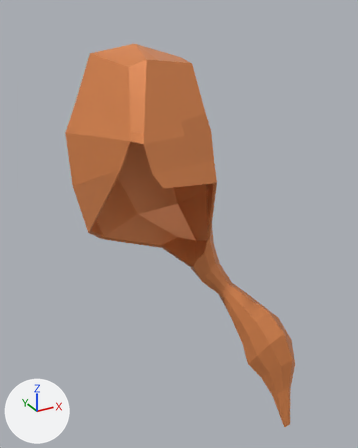
Two versions of the FBX model Woman/hair.fbx, one commit apart.
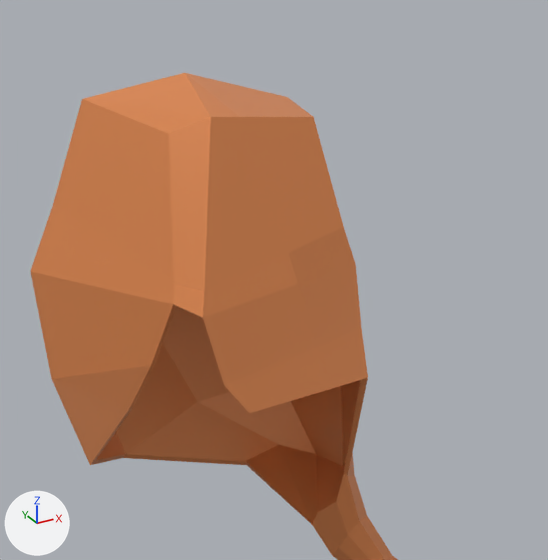
Old and new are each drawn whole from a camera (50 mm lens) standing at (-0.191, -0.735, 1.362) and looking at (0.027, -0.338, 1.163) and again close up from a camera (50 mm lens) standing at (-0.119, -0.596, 1.377) and looking at (0.039, -0.309, 1.233). Every picture has the same lights, and +X, +Y and +Z are marked at lower left. Where no turn or scale is listed for an object, it has been applied to the vertices.

Objects in the first close-up: 'hair'.
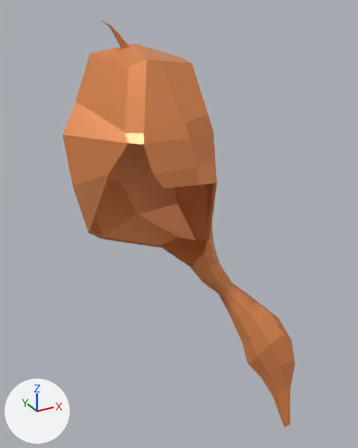
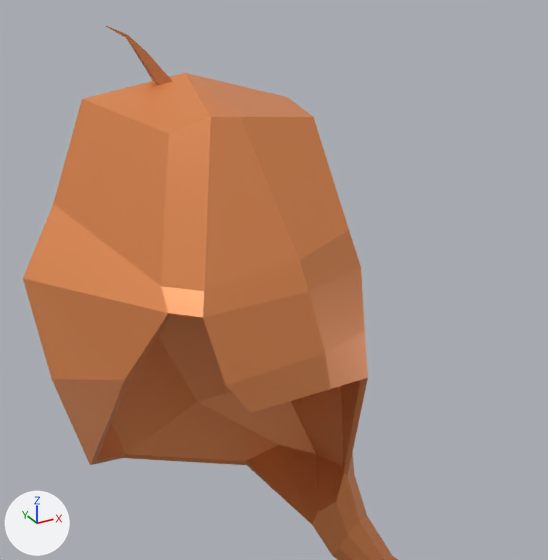
The newer file is also turned or shifted as a whole; pictures and numbers use the older file's frame.

What the commit changed:
me_cube_003 is used by ob_hair; location (0.0, -0.381, 1.1465).
Verts and faces of me_cube_003; kept vertices keep their numbers, new ones are numbered from 169.
Before the commit, vertices of me_cube_003: 3 (0.041, 0.02, 0.129) at pixel (343, 227), 5 (0.045, 0.016, 0.114) at pixel (355, 264), 40 (0.044, 0.009, 0.089) at pixel (361, 327), 113 (0.012, 0.014, 0.125) at pixel (288, 252), 114 (0.019, 0.003, 0.089) at pixel (316, 346).
Before the commit, vertices of me_cube_003: 116 (0.015, 0.01, 0.114) at pixel (298, 284).
Before the commit, vertices of me_cube_003: 16 (-0.031, 0.019, 0.12) at pixel (173, 283), 18 (-0.033, 0.016, 0.114) at pixel (173, 304), 21 (-0.071, 0.072, 0.114) at pixel (30, 271), 30 (-0.051, 0.02, 0.073) at pixel (128, 409), 44 (-0.042, 0.018, 0.09) at pixel (151, 365).
Before the commit, vertices of me_cube_003: 148 (-0.049, 0.022, 0.073) at pixel (133, 406), 162 (-0.04, 0.02, 0.089) at pixel (154, 364).
me_cube_003 had 169 vertices, 170 faces and spanned x -0.071..0.12, y -0.058..0.136, z -0.202..0.185.
me_cube_003 now has 185 vertices, 184 faces and spans x -0.075..0.12, y -0.058..0.136, z -0.202..0.204.
me_cube_003 part 1: a new loose piece of 16 vertices spanning x -0.035..-0.007, y 0.063..0.069, z 0.175..0.204, in mat_hair (orange #e78e54).
Part 2, on me_cube_003:
Vertex 3 moves to (0.041, 0.016, 0.129), pixel (349, 230).
Vertex 5 moves to (0.045, 0.013, 0.114), pixel (360, 267).
Vertex 40 moves to (0.044, 0.007, 0.089), pixel (364, 330).
Vertex 113 moves to (0.012, 0.006, 0.125), pixel (299, 260).
Vertex 116 moves to (0.015, 0.002, 0.114), pixel (308, 291).
Vertex 114 moves to (0.019, -0.003, 0.089), pixel (325, 353).
Part 3, on me_cube_003:
Vertices 30, 148, 162 move by (-0.007, 0.0, 0.0).
Vertex 16 moves to (-0.036, 0.019, 0.12), pixel (161, 286).
Vertex 18 moves to (-0.037, 0.011, 0.114), pixel (168, 313).
Vertex 21 moves to (-0.075, 0.066, 0.114), pixel (22, 278).
Vertex 44 moves to (-0.054, 0.013, 0.09), pixel (124, 380).

Where the change shows, as pixel boxes [x1, y1, x2, y2] in the close-ups (548 x 560 px; the box of a moved part takes in the faces that stretch with it):
'hair', reshaped
    before: [30, 73, 398, 560]
    after: [23, 26, 398, 560]
part 1 of me_cube_003, added
    after: [106, 26, 173, 85]
part 2 of me_cube_003, moved or reshaped
    both: [203, 117, 368, 413]
part 3 of me_cube_003, moved or reshaped
    before: [30, 99, 211, 465]
    after: [23, 99, 211, 465]
